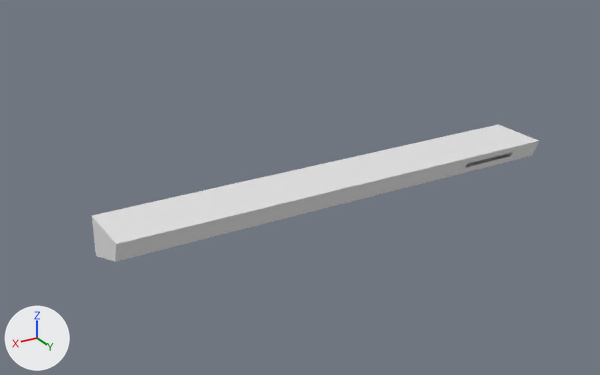
The Blender file NPR Retuned Unity Project/Assets/_ART/Models/Blender/RadioConsole.blend, before and after one commit.
Camera for both pictures: a 50 mm lens placed at (2.65, 3.5, 2.95), pointed at (0.18, -0.63, 0.88). The lights are fixed; the arrows at lower left show +X, +Y and +Z. The older version comes first.

Objects in the first picture: 'RadioConsole'.
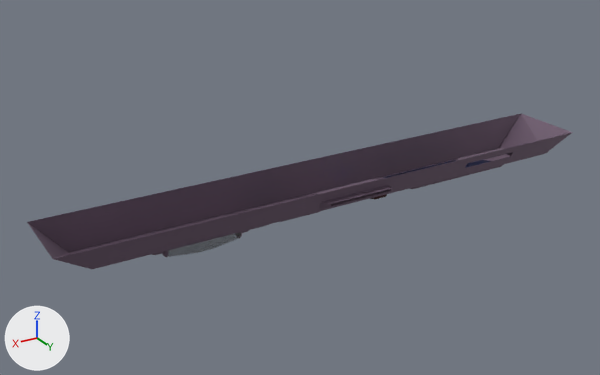
Edits to the bpy script that builds the scene:
```text
Add img_tex_radioconsole:
    img_tex_radioconsole = load_image('TEX_RadioConsole', '../../Textures/UI/TEX_RadioConsole.png', 2048, 2048, 'sRGB')
Add mat_hypemeter:
    mat_hypemeter = principled_material('HypeMeter')
    mat_hypemeter.base_color = (0.125, 0.125, 0.125)  # dark grey #636363
    mat_hypemeter.alpha = 0.25
Add mat_console:
    mat_console = principled_material('Console')
    mat_console.texture = img_tex_radioconsole
    mat_console.metallic = 0.4
    mat_console.roughness = 0.6
Change me_cube:
    used by ob_radioconsole; location = (0.0, 0.0, 0.0)
    remove me_cube.from_pydata(...)  # 16 vertices, 12 faces; spans x -1.5..1.5, y -0.65..-0.25, z 0.75..1.0
    add me_cube.from_pydata(...)  # 559 vertices, 650 faces; spans x -1.83..1.83, y -0.75..-0.24, z 0.64..1.0
    me_cube part 1: a new loose piece of 368 vertices spanning x 0.52..1.23, y -0.67..-0.52, z 0.64..0.81
    me_cube part 2
    6 vertices are removed from x -1.5..1.5, y -0.65..-0.25, z 0.75..1.0
    9 faces are deleted
    2 vertices move from x -1.5, y -0.65..-0.25, z 1.0 to x -1.83, y -0.75..-0.25, z 1.0
    141 vertices are added at x -1.62..1.83, y -0.75..-0.24, z 0.75..1.0
    12 new vertices lie (0.1, 0.0, 0.0) away from vertices in x -0.28, y -0.68..-0.33, z 0.75..0.86
    5 new vertices lie (0.07, 0.0, 0.0) away from vertices in x -0.18, y -0.59..-0.33, z 0.8..0.86
    6 new vertices lie (0.11, 0.0, 0.0) away from vertices in x -0.43, y -0.68..-0.35, z 0.78..0.86
    11 new vertices lie (0.0, 0.17, 0.04) away from vertices in x -1.25..0.48, y -0.69..-0.52, z 0.75..0.81
    6 new vertices lie (0.0, 0.18, 0.04) away from vertices in x -1.26..1.18, y -0.7..-0.51, z 0.75..0.8
    175 new faces join them, mat_console (picture img_tex_radioconsole)
    me_cube part 3: 3 faces spanning x -1.28..-0.87, y -0.38..-0.27, z 0.92..0.95 switch from mat_material (white #e7e7e7) to mat_console (picture img_tex_radioconsole)
    add me_cube.materials.append(mat_hypemeter)  # dark grey #636363
```

Where the change shows, as pixel boxes (x1, y1, x2, y2) in the pictures (600 x 375 px):
'RadioConsole', reshaped (22% wider, 13% taller): before (92, 125, 539, 262); after (27, 114, 573, 269)
part 1 of me_cube, added: after (152, 230, 249, 257)
part 2 of me_cube, reshaped: before (92, 125, 539, 262); after (27, 114, 573, 269)
part 3 of me_cube, recoloured: after (456, 148, 513, 161)
